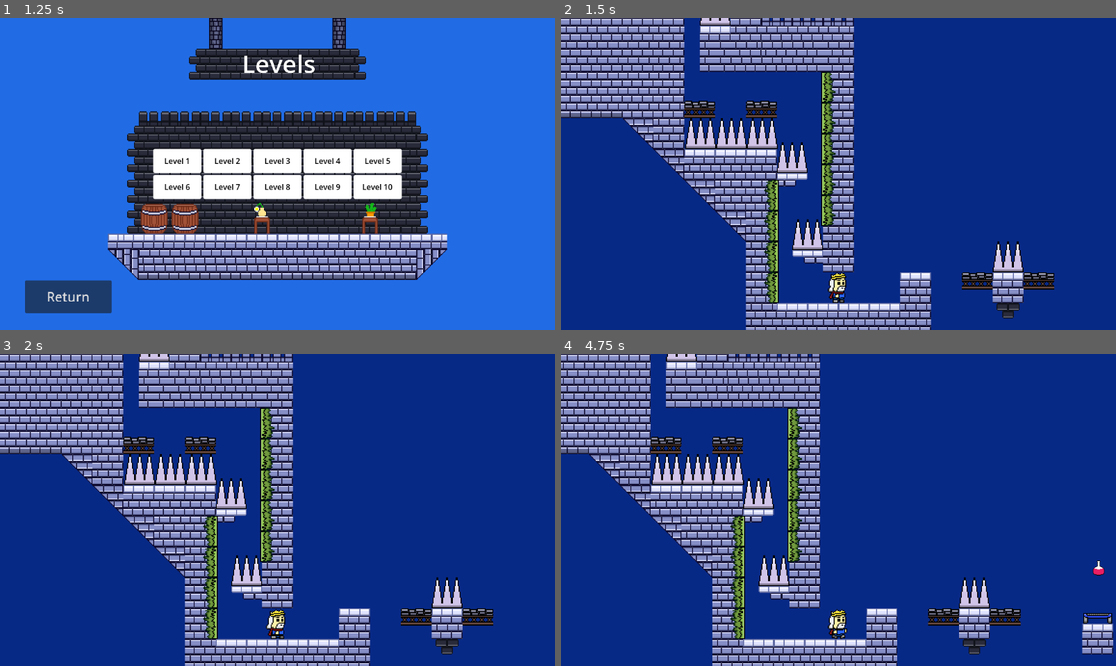
Above: before the commit, frames 1-4 (two rows, left to right).
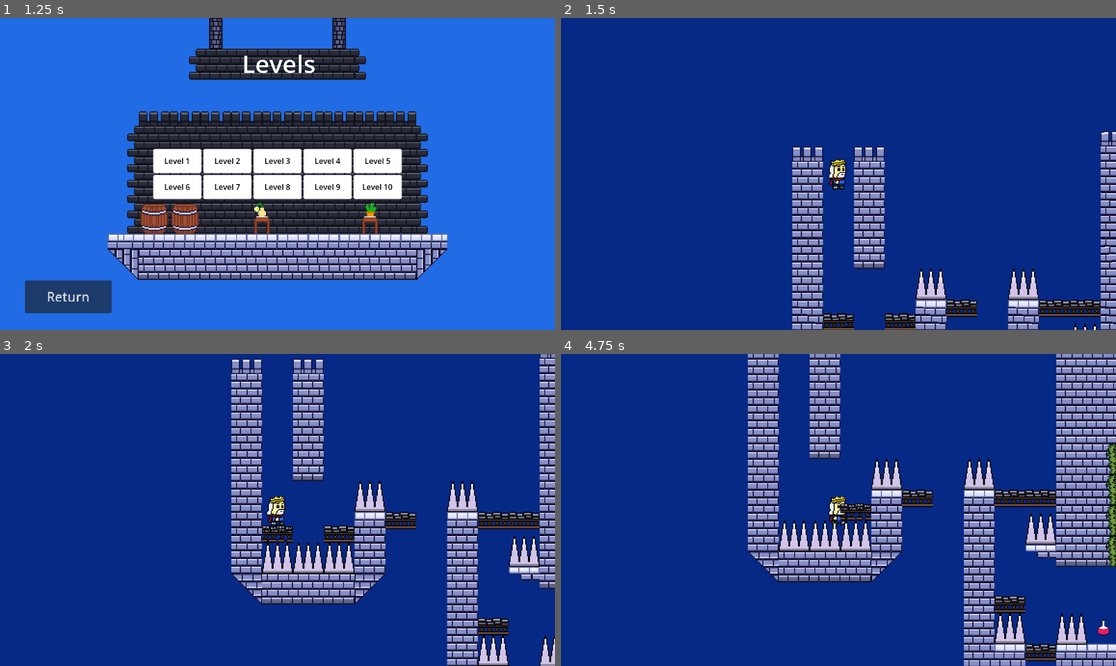
Above: after the commit, the same moments.

Repository: AND0MASTER/gamejam
Game: Godot game, scene res://Scenes/menu.tscn
Two runs of this game, one before a commit and one after it. Both use one fixed random seed, a clock stepped at 60 frames per second and the inputs below.
Inputs:
- Up to frame 1 (1.25 s): click "Play" at 0.5 s
- Up to frame 2 (1.5 s): click "Level 9" at 1.25 s
- Up to frame 3 (2 s): no input
- Up to frame 4 (4.75 s): hold D (move_right) 2.03-3.53 s; tap F (grow) every 0.75 s from 2.1 to 4.35 s; tap W (jump) at 2.27, 3.02, 4.52 s; hold A (move_left) 3.53-4.28 s; hold D (move_right) from 4.28 s (still down)

Frame 1 is identical in both runs. In frame 2, 38% of the frame differs, in the area x 0-100%, y 0-100%; in frame 3, 45%; in frame 4, 49%.

Commit message:
level 9 fixed

Diff:
--- a/Scenes/level_9.tscn
+++ b/Scenes/level_9.tscn
@@ -268,7 +268,7 @@
 
 [node name="Player" parent="." instance=ExtResource("2_tj4sd")]
 visibility_layer = 512
-position = Vector2(342, 161)
+position = Vector2(-410, -366)
 
 [node name="Camera2D" type="Camera2D" parent="Player"]
 position = Vector2(1, 0)
